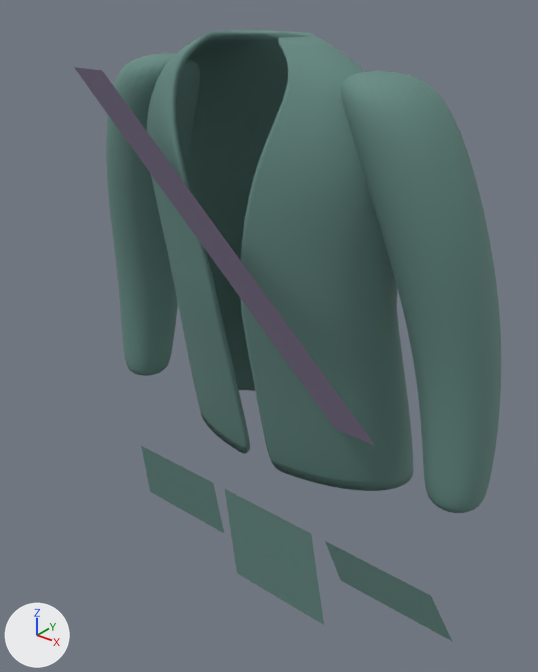
Renders of the glTF model assets/models/looks/elder_party.glb from each side of a commit.
Before and after are seen from a camera (50 mm lens) standing at (0.545, -0.712, 1.441) and looking at (-0.007, -0.023, 1.014). Lighting does not change. The marker at lower left points along +X, +Y and +Z. The older version comes first. Vertices at exactly the same position are counted once.

The older version as bpy lines, for what is in view:
```python
ob_outfit_party_hem = bpy.data.objects.new('Outfit_Party_Hem', me_outfit_party_hem)
ob_outfit_party_hem.location = (0.0, 0.0, 0.0)
ob_outfit_party_hem_001 = bpy.data.objects.new('Outfit_Party_Hem.001', me_outfit_party_hem_001)
ob_outfit_party_hem_001.location = (0.0, 0.0, 0.0)
ob_outfit_party_hem_002 = bpy.data.objects.new('Outfit_Party_Hem.002', me_outfit_party_hem_002)
ob_outfit_party_hem_002.location = (0.0, 0.0, 0.0)
ob_outfit_party_sash = bpy.data.objects.new('Outfit_Party_Sash', me_outfit_party_sash)
ob_outfit_party_sash.location = (0.0, 0.0, 0.0)
ob_outfit_party_sleeve = bpy.data.objects.new('Outfit_Party_Sleeve', me_outfit_party_sleeve)
ob_outfit_party_sleeve.location = (0.0, 0.0, 0.0)
ob_outfit_party_wrap = bpy.data.objects.new('Outfit_Party_Wrap', me_outfit_party_wrap)
ob_outfit_party_wrap.location = (0.0, 0.0, 0.0)
# also in view: 'Outfit_Party_Sleeve.001' at (0.208, -0.027, 1.112)
```
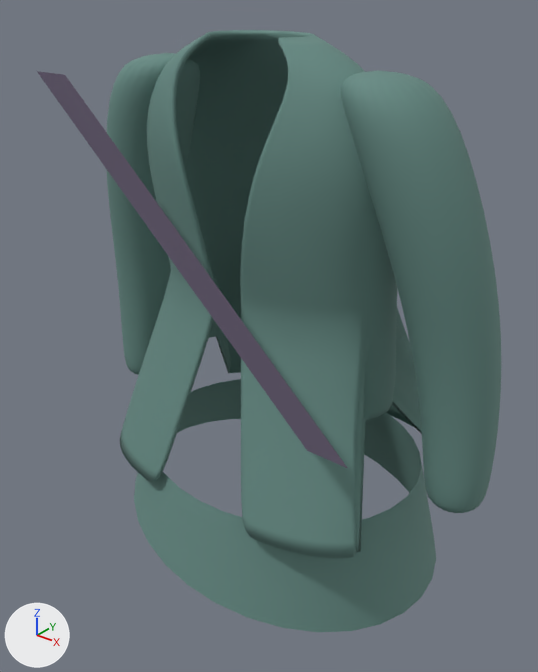
Where the change shows, as pixel boxes (x1, y1, x2, y2) in the pictures (538 x 672 px; the box of a moved part takes in the faces that stretch with it):
'Outfit_Party_Wrap', reshaped: before (147, 30, 413, 491); after (120, 30, 422, 558)
'Outfit_Party_Hem', reshaped (261% wider, 189% taller): before (141, 446, 224, 533); after (134, 379, 436, 632)
'Outfit_Party_Sash', moved: before (74, 67, 374, 445); after (37, 71, 347, 468)
'Outfit_Party_Hem.001', deleted (cyan): before (225, 489, 324, 625)
'Outfit_Party_Hem.002', deleted (cyan): before (325, 541, 453, 642)
part 3 of me_outfit_party_wrap, moved or reshaped: before (172, 253, 413, 491); after (120, 253, 422, 558)

What changed in the scene script:
```text
Change me_outfit_party_hem:
    used by ob_outfit_party_hem; location = (0.0, 0.0, 0.0)
    remove me_outfit_party_hem.from_pydata(...)  # 48 vertices, 70 faces; spans x -0.174..-0.02, y -0.125..-0.105, z 0.73..0.831
    add me_outfit_party_hem.from_pydata(...)  # 256 vertices, 448 faces; spans x -0.237..0.237, y -0.201..0.201, z 0.69..0.841
    me_outfit_party_hem part 1: 48 vertices removed from x -0.174..-0.02, y -0.125..-0.105, z 0.73..0.831; 256 vertices added at x -0.237..0.237, y -0.201..0.201, z 0.69..0.841
Change me_outfit_party_sash:
    used by ob_outfit_party_sash; location = (0.0, 0.0, 0.0)
    remove me_outfit_party_sash.from_pydata(...)  # 80 vertices, 120 faces; spans x -0.206..0.226, y -0.137, z 1.001..1.344
    add me_outfit_party_sash.from_pydata(...)  # 80 vertices, 120 faces; spans x -0.206..0.226, y -0.188, z 1.001..1.344
    me_outfit_party_sash part 2: the whole mesh is moved by (0.0, -0.051, 0.0)
Change me_outfit_party_wrap:
    used by ob_outfit_party_wrap; location = (0.0, 0.0, 0.0)
    remove me_outfit_party_wrap.from_pydata(...)  # 9650 vertices, 19296 faces; spans x -0.182..0.182, y -0.125..0.133, z 0.831..1.384
    add me_outfit_party_wrap.from_pydata(...)  # 9650 vertices, 19296 faces; spans x -0.206..0.206, y -0.176..0.176, z 0.831..1.384
    me_outfit_party_wrap part 3: 3088 of 9650 vertices moved; they spanned x -0.182..0.182, y -0.1..0.133, z 0.831..1.043 and now span x -0.206..0.206, y -0.176..0.176, z 0.831..1.061; mean shift (0.0, -0.025, 0.021); largest move (0.035, -0.049, 0.831) -> (0.09, -0.176, 0.831)
Remove ob_outfit_party_hem_001:
    ob_outfit_party_hem_001 = bpy.data.objects.new('Outfit_Party_Hem.001', me_outfit_party_hem_001)
    ob_outfit_party_hem_001.location = (0.0, 0.0, 0.0)
Remove ob_outfit_party_hem_002:
    ob_outfit_party_hem_002 = bpy.data.objects.new('Outfit_Party_Hem.002', me_outfit_party_hem_002)
    ob_outfit_party_hem_002.location = (0.0, 0.0, 0.0)
```
